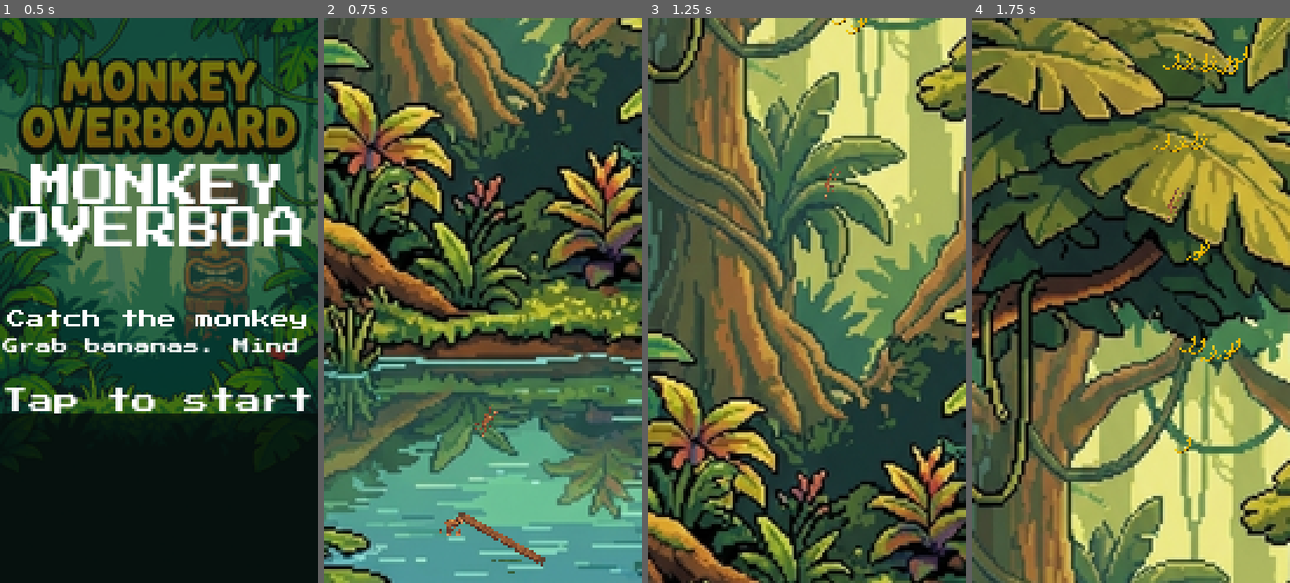
Above: before the commit, frames 1-4 (left to right).
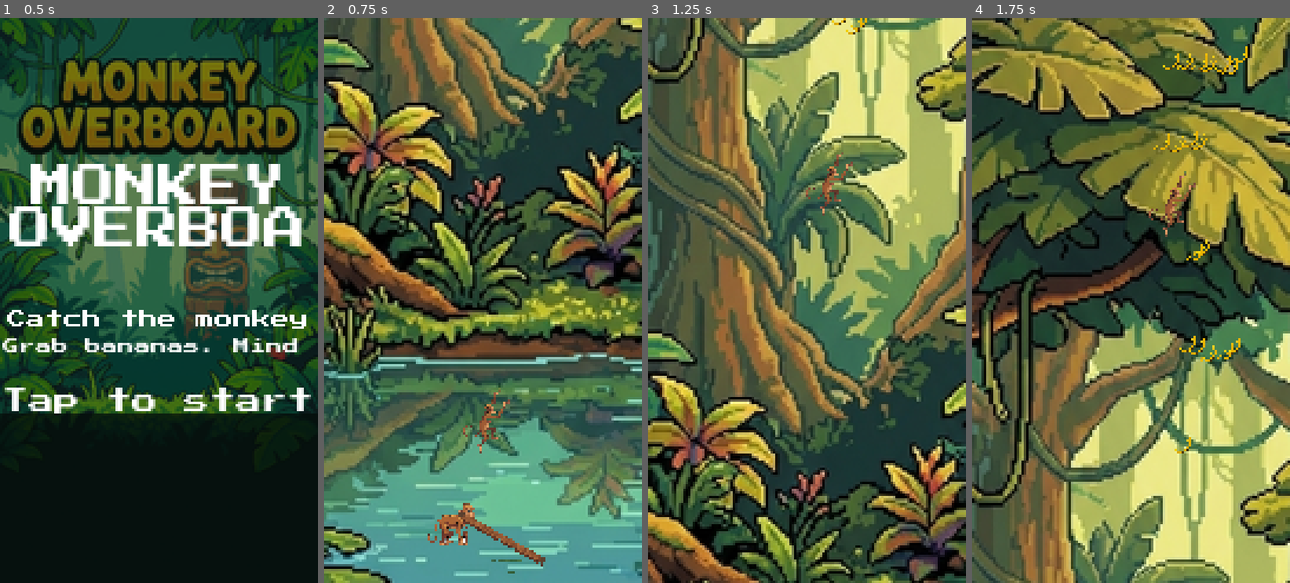
Above: after the commit, the same moments.

Repository: champrt78/monkey-overboard
Game: Godot game, scene res://main.tscn
Two runs of this game, one before a commit and one after it. Both use one fixed random seed, a clock stepped at 60 frames per second and the inputs below.
Inputs (mouse positions are in pixels of both pictures, inside the frame that each line leads up to):
- Up to frame 1 (0.5 s): no input
- Up to frame 2 (0.75 s): tap Enter at 0.5 s; move the mouse to (552, 272) at 0.52 s; hold Right from 0.53 s (still down); click (552, 272) at 0.67 s
- Up to frame 3 (1.25 s): keep holding Right
- Up to frame 4 (1.75 s): release Right at 1.25 s; drag from (1067, 328) to (1115, 413) at 1.27 s

Frame 1 is identical in both runs. In frame 2, 0.7% of the frame differs, in the area x 32-59%, y 65-94%; in frame 3, 0.3%; in frame 4, 0.3%.

Commit message:
feat(camera,monkey): bigger monkey sprites and earlier seesaw framing

Diff:
--- a/godot/main.gd
+++ b/godot/main.gd
@@ -37,7 +37,7 @@
 const POINTS_BANANA := 10
 const POINTS_CATCH := 2
 const LIVES := 3
-const CAMERA_CATCH_BLEND_WINDOW := 180.0  # world units above seesaw where framing starts
+const CAMERA_CATCH_BLEND_WINDOW := 280.0  # world units above seesaw where framing starts
 
 const MONKEY_FRAMES := preload("res://assets/sprites/monkey_frames.tres")
 const GATOR_FRAMES := preload("res://assets/sprites/gator_frames.tres")
@@ -391,9 +391,12 @@
 		if air.state == "air" and air.vy > 0.0:
 			var dist_to_seesaw: float = SEESAW_Y - air_y
 			var t: float = clamp(1.0 - dist_to_seesaw / CAMERA_CATCH_BLEND_WINDOW, 0.0, 1.0)
-			var catch_target: float = (SEESAW_Y + air_y) * 0.5 - VIEW_H * 0.5
+			# Bias the camera downward so the seesaw stays visible earlier during the descent.
+			var catch_target: float = SEESAW_Y - VIEW_H * 0.60
 			catch_target = clamp(catch_target, 0.0, WORLD_H - VIEW_H)
-			target_y = lerp(follow_target, catch_target, t * t)
+			# Also lead the fall slightly: shift target down based on downward velocity.
+			var lead: float = air.vy * 0.18
+			target_y = lerp(follow_target, catch_target + lead, t * t)
 
 	_cam_y = lerp(_cam_y, target_y, 0.15)
 	_jungle_bg.position = Vector2(0, -_cam_y)
--- a/godot/main.tscn
+++ b/godot/main.tscn
@@ -45,12 +45,12 @@
 expand_mode = 1
 
 [node name="Monkey0" type="AnimatedSprite2D" parent="."]
-scale = Vector2(0.5, 0.5)
+scale = Vector2(1.0, 1.0)
 sprite_frames = ExtResource("4_monkey_frames")
 animation = &"idle"
 
 [node name="Monkey1" type="AnimatedSprite2D" parent="."]
-scale = Vector2(0.5, 0.5)
+scale = Vector2(1.0, 1.0)
 sprite_frames = ExtResource("4_monkey_frames")
 animation = &"idle"
 
